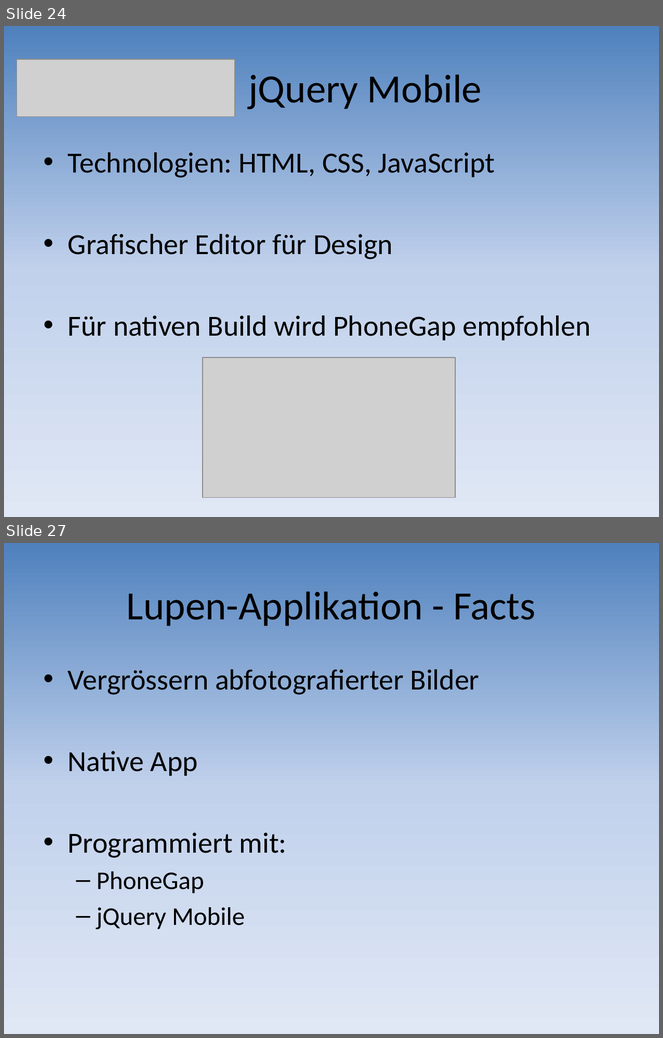
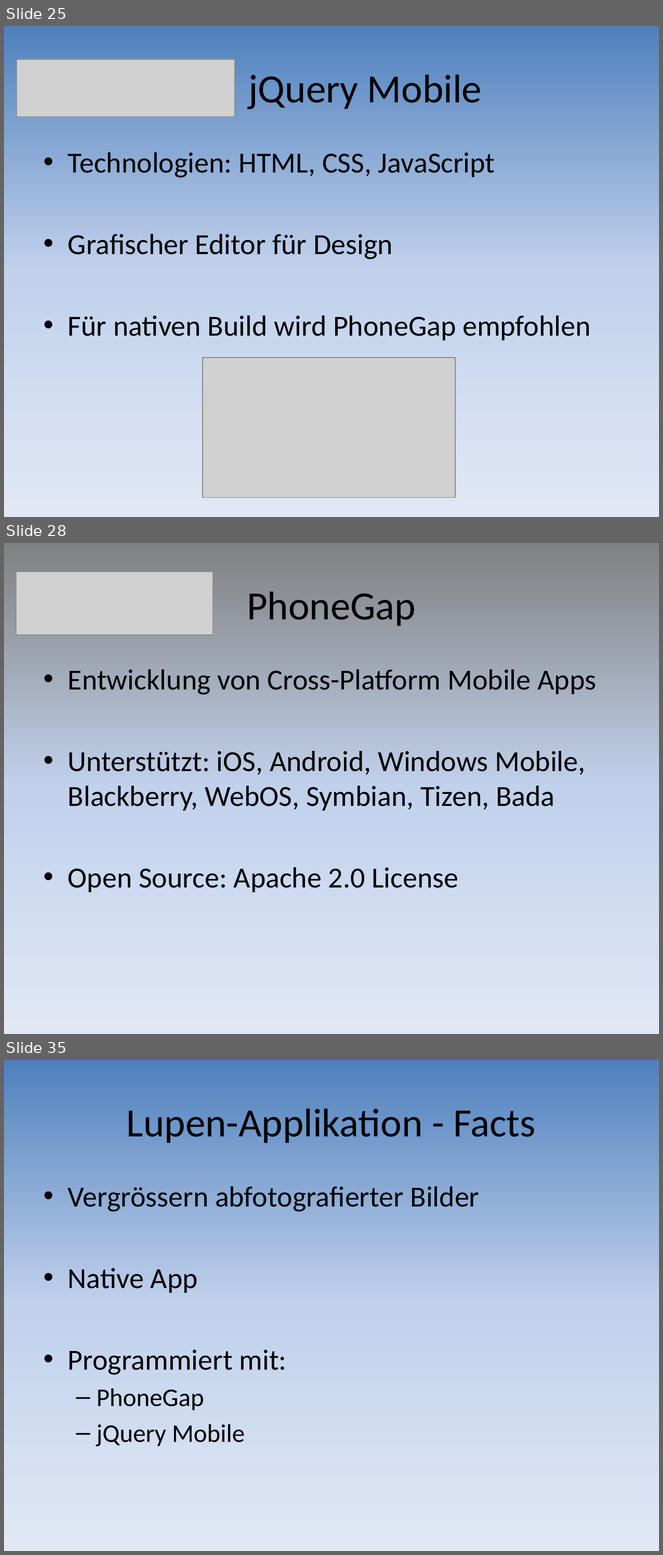
Before and after one commit to mtwords/hand-held, a slide deck: Documents/10_Frameworks_Presentation.pptx. Shown one above the other, each under a label of ours: slides 24 and 27 before the commit, slides 25, 28 and 35 after it; the slides between them are not shown. The pictures are 663x1038 and 663x1555 pixels, drawn with LibreOffice and Linux fonts; fonts in the diff are those of the drawing; grey boxes stand for pictures. Boxes give left, top, right and bottom in pixels: in the first picture for what was removed or moved away, otherwise in the second. Text is boxed around its words. In the diff, an @@ line names an element or a change of style, - is before the commit and + after.

```diff
--- a/Documents/10_Frameworks_Presentation.pptx
+++ b/Documents/10_Frameworks_Presentation.pptx
@@ slide 28 added at bbox=[4, 543, 659, 1034], background gradient #808080 to #C2D1ED to #E1E8F5 @@
@@ picture added at bbox=[16, 572, 213, 635] @@
@@ title added at bbox=[247, 591, 416, 626], 44 pt, text #000000 @@
+PhoneGap
@@ text added at bbox=[68, 669, 596, 892], 32 pt, text #000000 @@
+• Entwicklung von Cross-Platform Mobile Apps
+• Unterstützt: iOS, Android, Windows Mobile, Blackberry, WebOS, Symbian, Tizen, Bada
+• Open Source: Apache 2.0 License
@@ what was slide 24 is now slide 25 @@
@@ what was slide 27 is now slide 35 @@
```
Also in this commit, not shown: 7 slides changed, 12 other slides added, 1 slide removed.
